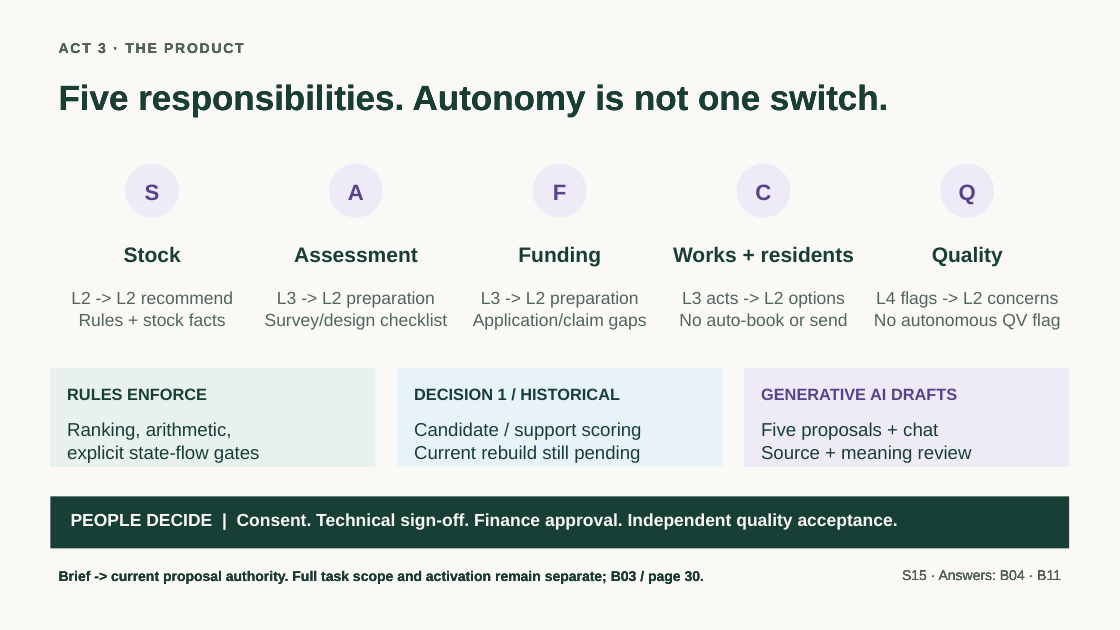
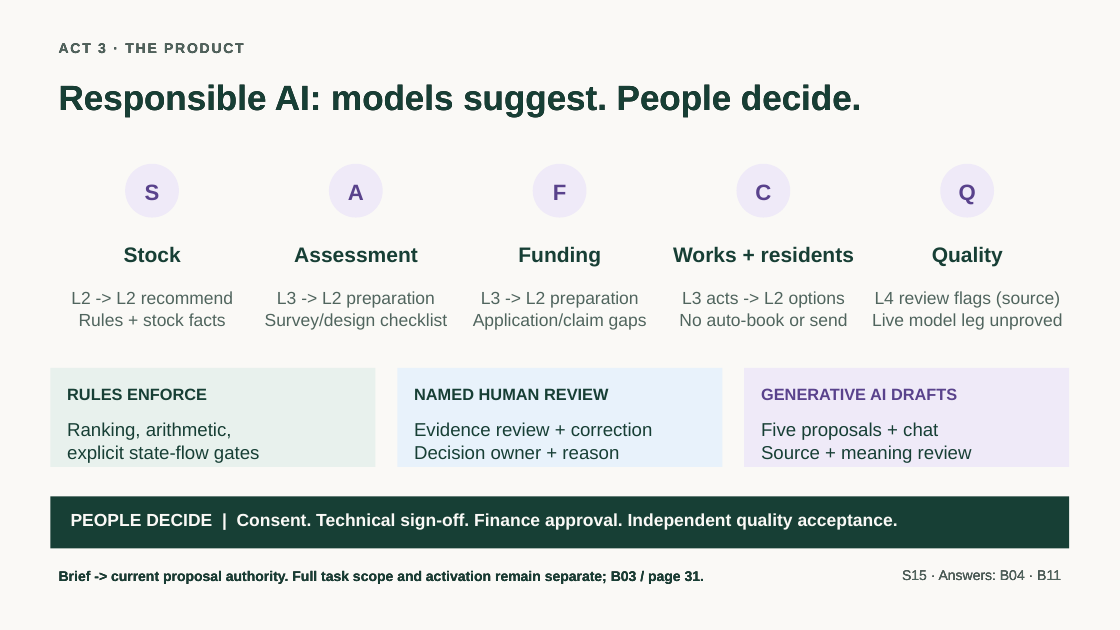
Before and after one commit to jmservera/ama, a slide deck: slide 17 of docs/capstone/deck/zava-forward-cowork-v2-draft.pptx. Drawn at 1120x630 pixels with LibreOffice and Linux fonts; fonts in the diff are those of the drawing. Boxes give left, top, right and bottom in pixels: in the first picture for what was removed or moved away, otherwise in the second. Text is boxed around its words. In the diff, an @@ line names an element or a change of style, - is before the commit and + after.

```diff
--- a/docs/capstone/deck/zava-forward-cowork-v2-draft.pptx
+++ b/docs/capstone/deck/zava-forward-cowork-v2-draft.pptx
@@ text at (x1=59, y1=84, x2=861, y2=117): text changed @@
-Five responsibilities. Autonomy is not one switch.
+Responsible AI: models suggest. People decide.
@@ text at (x1=872, y1=291, x2=1063, y2=330): text changed @@
-L4 flags -> L2 concerns
-No autonomous QV flag
+L4 review flags (source)
+Live model leg unproved
@@ text at (x1=414, y1=388, x2=608, y2=400): text changed @@
-DECISION 1 / HISTORICAL
+NAMED HUMAN REVIEW
@@ text at (x1=414, y1=422, x2=653, y2=459): text changed @@
-Candidate / support scoring
-Current rebuild still pending
+Evidence review + correction
+Decision owner + reason
@@ text at (x1=59, y1=570, x2=704, y2=584): text changed @@
-Brief -> current proposal authority. Full task scope and activation remain separate; B03 / page 30.
+Brief -> current proposal authority. Full task scope and activation remain separate; B03 / page 31.
```
Also in this commit, not shown: 17 other slides changed, 2 slides added, 2 slides removed, 55 other files.
